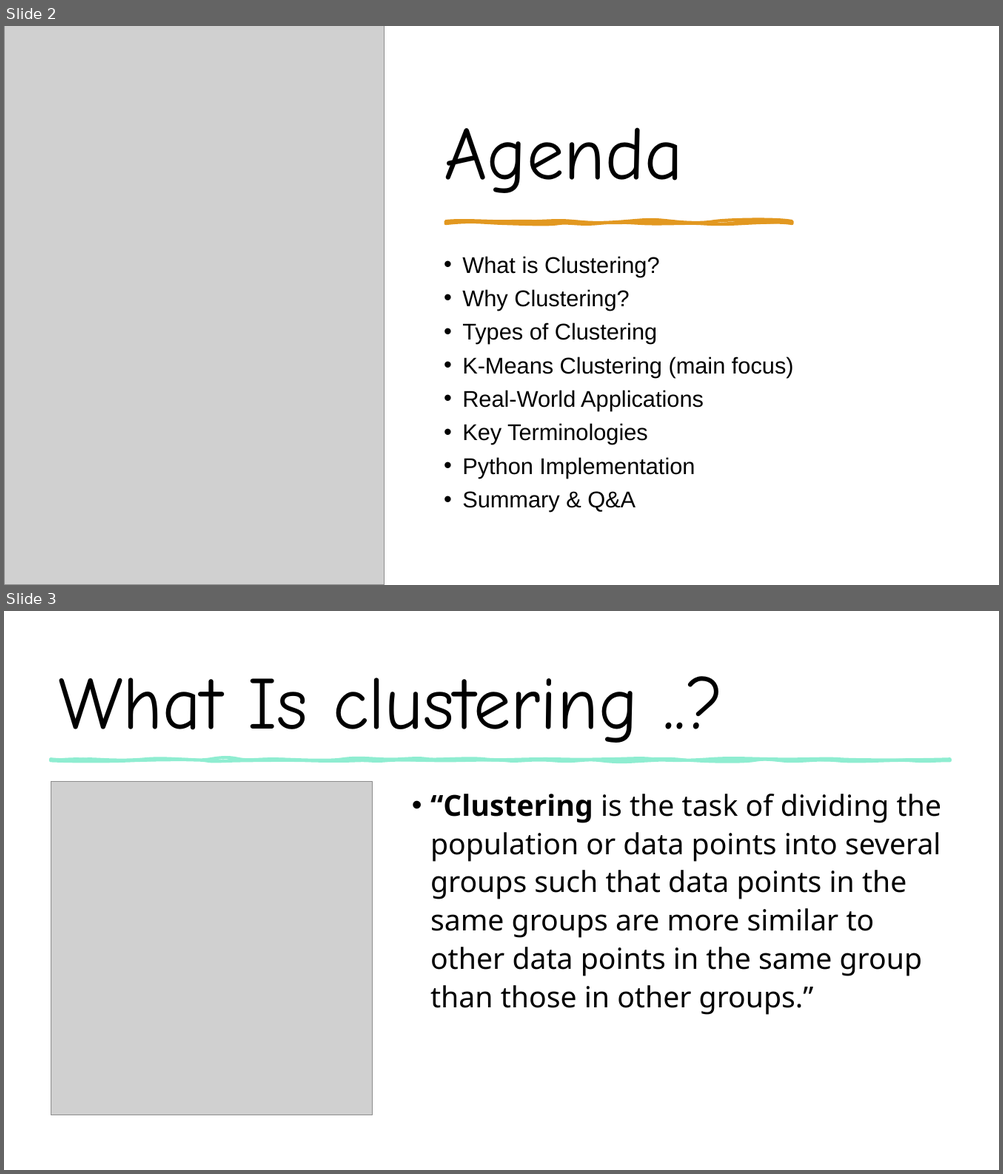
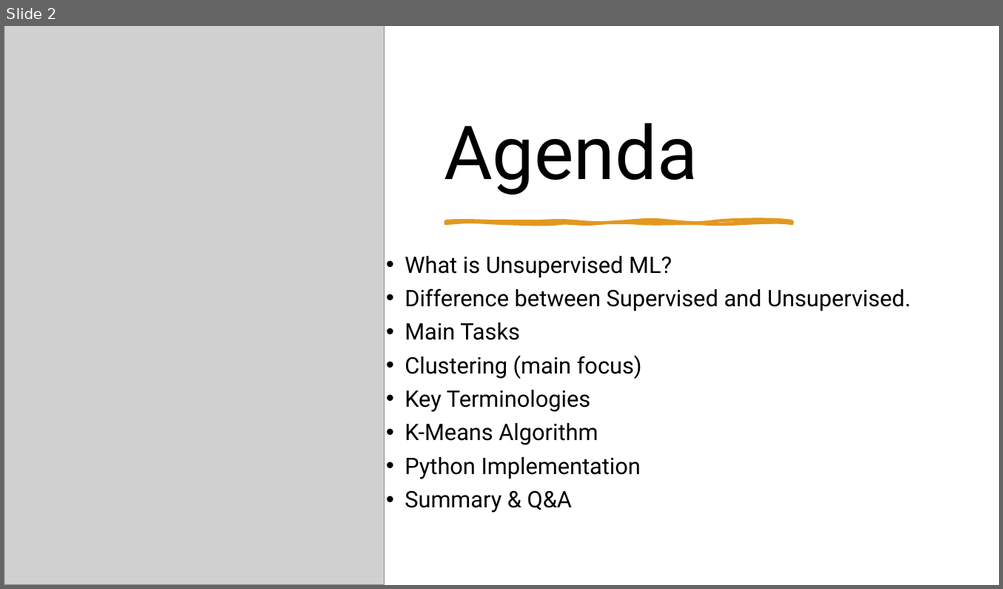
Before and after one commit to Ahmed-7-ML/Practical-Machine-Deep-Learning, a slide deck: Machine Learning/Unsupervised ML/Clustering/Clustering & KMeans.pptx. Shown one above the other, each under a label of ours: slides 2 and 3 before the commit, slide 2 after it. The pictures are 1003x1174 and 1003x589 pixels, drawn with LibreOffice and Linux fonts; fonts in the diff are those of the drawing; grey boxes stand for pictures. Boxes give left, top, right and bottom in pixels: in the first picture for what was removed or moved away, otherwise in the second. Text is boxed around its words. In the diff, an @@ line names an element or a change of style, - is before the commit and + after.

Commit message:
Unsupervised ML

```diff
--- a/Machine Learning/Unsupervised ML/Clustering/Clustering & KMeans.pptx
+++ b/Machine Learning/Unsupervised ML/Clustering/Clustering & KMeans.pptx
@@ slide 3 removed at (4, 611, 999, 1170), background #FFFFFF @@
@@ rectangle removed at (4, 611, 999, 1170) @@
@@ title removed at (58, 678, 638, 743) @@
-What Is clustering ..?
@@ freeform shape removed at (51, 760, 950, 761) @@
@@ picture removed at (51, 782, 373, 1116) @@
@@ text removed at (430, 794, 941, 1015) @@
-• “Clustering is the task of dividing the population or data points into several groups such that data points in the same groups are more similar to other data points in the same group than those in other groups.”
@@ slide 2 changed as well @@
@@ title "Agenda" at (444, 123, 697, 195): font Comic Neue to Roboto @@
@@ text "What is Unsupervised ML?": place and size @@
-text "What is Unsupervised ML?" at (462, 256, 794, 512)
+text "What is Unsupervised ML?" at (404, 256, 910, 513)
@@ text at (404, 256, 910, 379): text changed; font Arial to Roboto @@
-• What is Clustering?
-• Why Clustering?
-• Types of Clustering
-• K-Means Clustering (main focus)
-• Real-World Applications
+• What is Unsupervised ML?
+• Difference between Supervised and Unsupervised.
+• Main Tasks
+• Clustering (main focus)
@@ text at (404, 390, 640, 513): font Arial to Roboto in "Key Terminologies", "Python Implementation", "Summary & Q&A" @@
@@ text at (404, 423, 597, 446): paragraph added @@
+• K-Means Algorithm
```
Also in this commit, not shown: 1 other slide changed, 9 slides added, 2 other slides removed.
